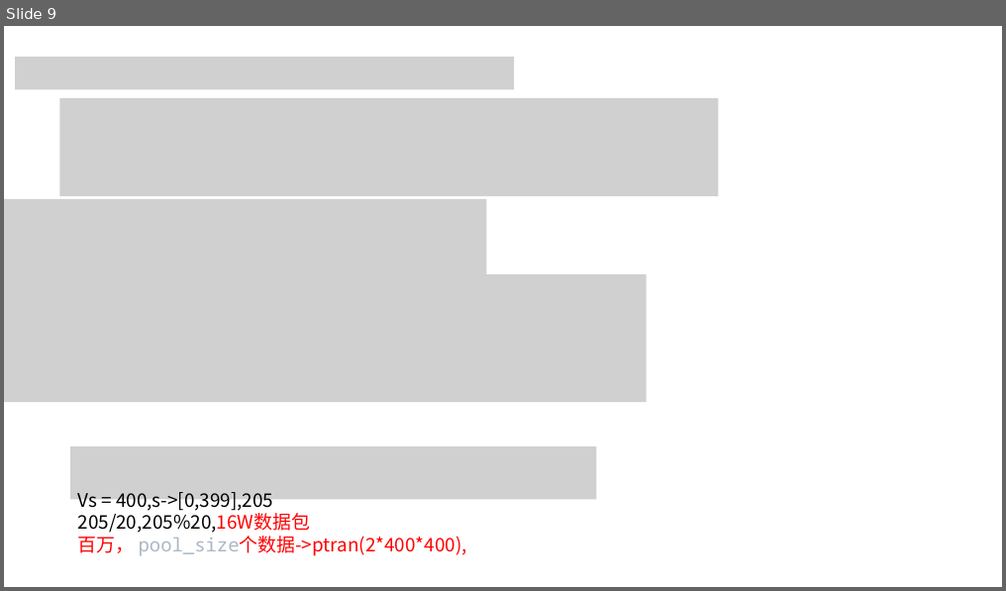
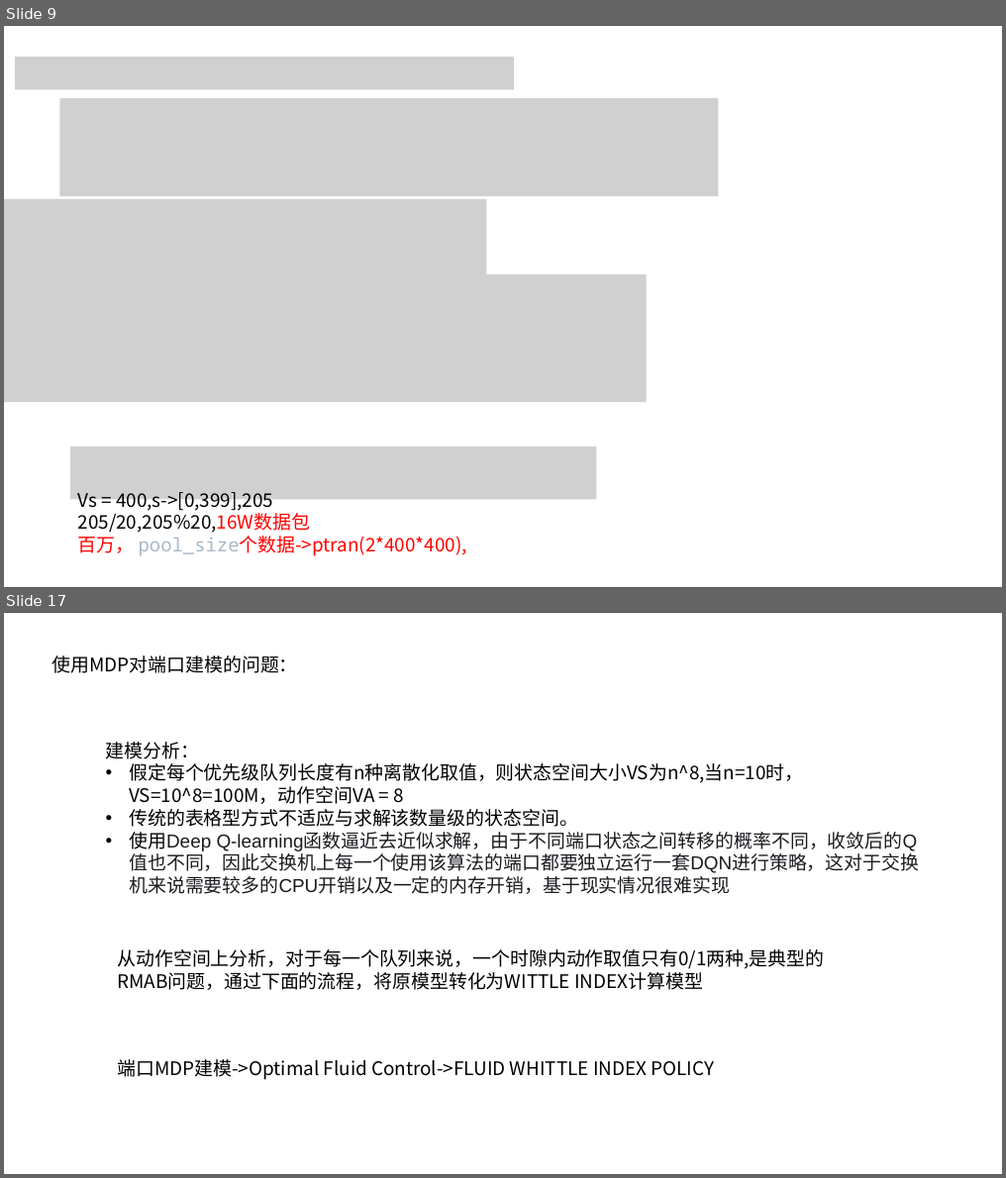
Before and after one commit to JinPeng-Zhang/RMAB, a slide deck: PPT/ECN-WI - 副本.pptx. Shown one above the other, each under a label of ours: slide 9 before the commit, slides 9 and 17 after it; the slides between them are not shown. The pictures are 1006x591 and 1006x1178 pixels, drawn with LibreOffice and Linux fonts; fonts in the diff are those of the drawing; grey boxes stand for pictures. Boxes give left, top, right and bottom in pixels: in the first picture for what was removed or moved away, otherwise in the second. Text is boxed around its words. In the diff, an @@ line names an element or a change of style, - is before the commit and + after.

```diff
--- a/PPT/ECN-WI - 副本.pptx
+++ b/PPT/ECN-WI - 副本.pptx
@@ slide 17 added at [4, 613, 1002, 1174], background #FFFFFF @@
@@ text added at [53, 656, 298, 673], 18 pt, text #000000 @@
+使用MDP对端口建模的问题：
@@ text added at [106, 742, 919, 894], 18 pt, text #191B1F @@
+建模分析：
+• 假定每个优先级队列长度有n种离散化取值，则状态空间大小VS为n^8,当n=10时，VS=10^8=100M，动作空间VA = 8
+• 传统的表格型方式不适应与求解该数量级的状态空间。
+• 使用Deep Q-learning函数逼近去近似求解，由于不同端口状态之间转移的概率不同，收敛后的Q值也不同，因此交换机上每一个使用该算法的端口都要独立运行一套DQN进行策略，这对于交换机来说需要较多的CPU开销以及一定的内存开销，基于现实情况很难实现
@@ text added at [117, 950, 824, 990], 18 pt, text #000000 @@
+从动作空间上分析，对于每一个队列来说，一个时隙内动作取值只有0/1两种,是典型的RMAB问题，通过下面的流程，将原模型转化为WITTLE INDEX计算模型
@@ text added at [117, 1059, 714, 1080], 18 pt, text #000000 @@
+端口MDP建模->Optimal Fluid Control->FLUID WHITTLE INDEX POLICY
```
Also in this commit, not shown: 2 slides changed, 16 other slides added, 3 other files.
